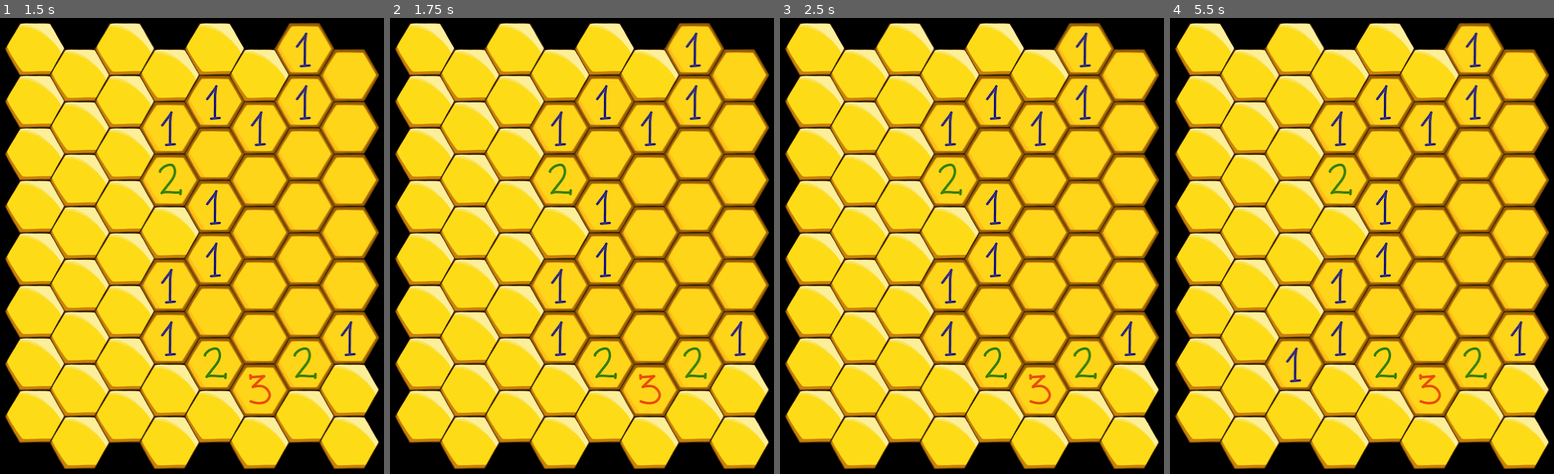
Above: before the commit, frames 1-4 (left to right).
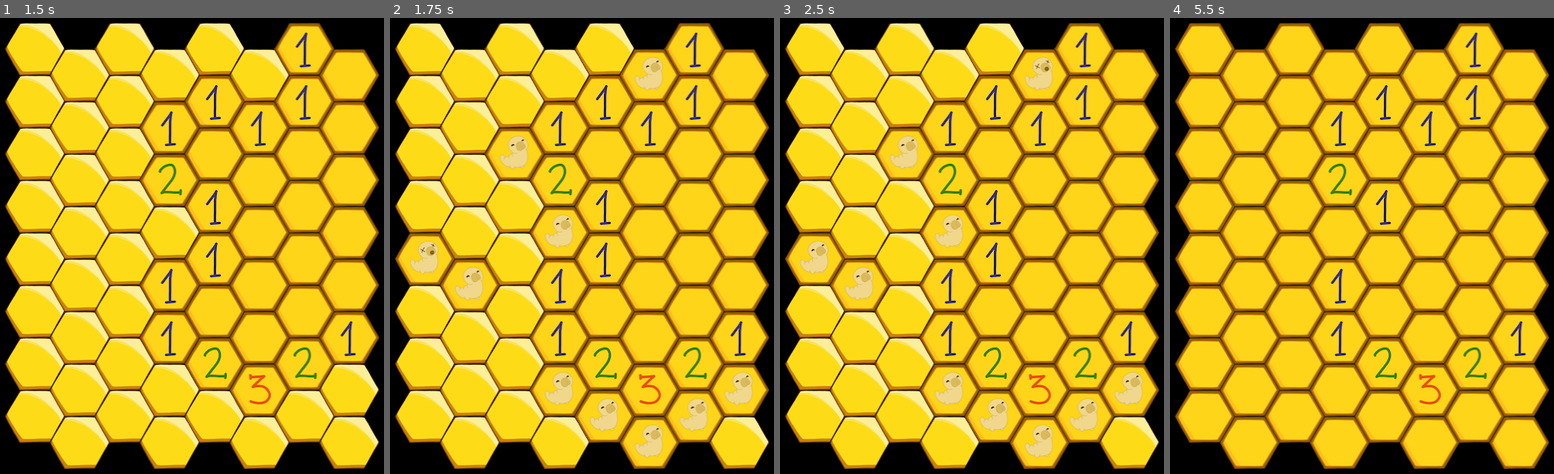
Above: after the commit, the same moments.

Repository: LenaMesserschmidt/beesweeper
Game: Godot game, scene res://main.tscn
The game is run twice, just before and just after one commit, with the same random seed, the same clock (stepped at 60 frames per second) and the same inputs.
Inputs (mouse positions are in pixels of both pictures, inside the frame that each line leads up to):
- Up to frame 1 (1.5 s): tap Enter at 0.5 s; move the mouse to (330, 200) at 0.52 s; click (330, 200) at 0.67 s; tap Space at 1.25 s; move the mouse to (53, 264) at 1.27 s; click (53, 264) at 1.42 s
- Up to frame 2 (1.75 s): no input
- Up to frame 3 (2.5 s): tap Enter at 2 s; move the mouse to (1029, 86) at 2.02 s; click (1029, 86) at 2.17 s
- Up to frame 4 (5.5 s): tap Space at 2.75, 4.25 s; move the mouse to (1323, 364) at 2.77 s; click (1323, 364) at 2.92 s; tap Enter at 3.5 s; move the mouse to (1550, 332) at 3.52 s; click (1550, 332) at 3.67 s; move the mouse to (outside the picture) at 4.27 s; click (outside the picture) at 4.42 s; move the mouse to (1388, 232) at 5.02 s; click (1388, 232) at 5.17 s

Frame 1 is identical in both runs. In frame 2, 7.6% of the frame differs, in the area x 1-99%, y 6-99%; in frame 3, 7.6%; in frame 4, 14%, in the area x 1-99%, y 1-99%.

Commit message:
Add hitting grub function

Diff:
--- a/HoneycombGrid.gd
+++ b/HoneycombGrid.gd
@@ -1,6 +1,10 @@
 extends TileMap
 
 class_name HoneycombGrid
+
+signal flag_change(number_of_flags)
+signal game_lost
+signal game_won
 
 @export var rows = 8
 @export var columns = 8
@@ -25,6 +29,7 @@
 
 var cells_with_grubs = []
 var cells_checked_recursively = []
+var is_game_finished = false
 
 func _ready():
 	clear_layer(DEFAULT_LAYER)
@@ -49,7 +54,7 @@
 
 func on_cell_clicked(cell_coord: Vector2i):
 	if cells_with_grubs.any(func (cell): return cell.x == cell_coord.x && cell.y == cell_coord.y):
-		print("YOU LOSE")
+		lose(cell_coord)
 		return
 
 	cells_checked_recursively.append(cell_coord)
@@ -111,6 +116,15 @@
 func set_tile_cell(cell_coord: Vector2, cell_type: String):
 	set_cell(DEFAULT_LAYER, cell_coord, TILE_SET_ID, CELLS[cell_type])
 
+func lose(cell_coord: Vector2i):
+	game_lost.emit()
+	is_game_finished = true
+
+	for cell in cells_with_grubs:
+		set_tile_cell(cell, "GRUB")
+
+	set_tile_cell(cell_coord, "SMASHED")
+
 
 # Called every frame. 'delta' is the elapsed time since the previous frame.
 func _process(delta):
